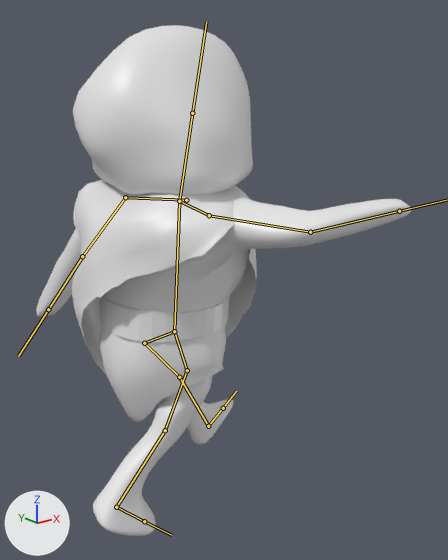
Renders of the FBX model IndieGameUnity/Assets/Models/characters/character4.fbx from each side of a commit.
Before and after are seen from a 50 mm camera at (-7.95, -13.5, 7.88) aimed at (1.93, -1.14, 2.93). Arrows for +X, +Y and +Z are at lower left; the lights stay in place. Both versions are drawn at frame 41 of the action 'Armature|WalkFlashlight'; the numbers are the values there. The bones that bend it are drawn over the model as lines.

Names of what the first picture shows: 'Cylinder', 'maincape'.
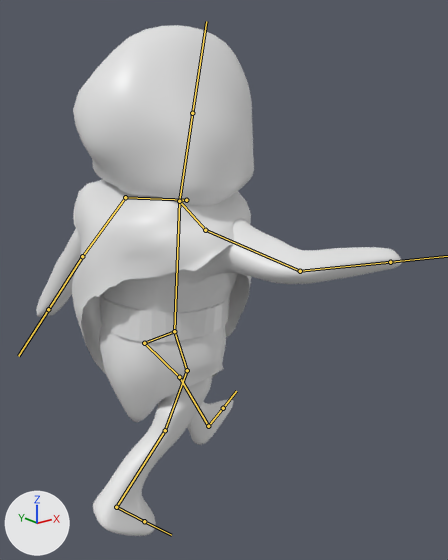
Edits to the bpy script that builds the scene:
```text
Change bone_rightshoulder:
    where bone_rightshoulder = bpy.data.objects['Armature'].pose.bones['rightshoulder']  # child of 'thorso'
    bone_rightshoulder.rotation_quaternion: (1.0, 0.0, 0.0, 0.0) -> (0.994, -0.106, -0.033, -0.01)  # degrees (0, 0, 0) -> degrees (-12, -4, -1)
```

Changed parts and their boxes [x1, y1, x2, y2] in the pictures (448 x 560 px):
'maincape', posed: before [72, 25, 257, 374]; after [72, 25, 254, 374]
'Cylinder', posed (6% shorter): before [36, 197, 411, 536]; after [36, 218, 402, 536]
bone 'rightshoulder', root to tip: before (179, 201) to (209, 215); after (179, 201) to (205, 230)
